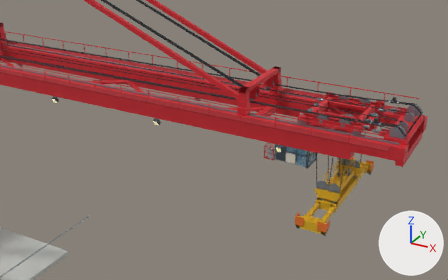
Renders of the glTF model artifacts/models/cict-j526a-sts-scene/1/scene.glb from each side of a commit.
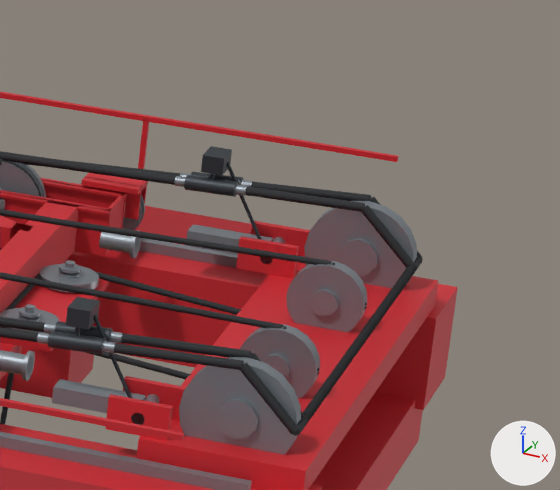
Each version appears first from a 50 mm camera at (84.2, -46.0, 71.0) aimed at (62.8, -7.1, 51.6), and next in a close-up on the part from 81% to 99% of the width and 27% to 51% of the height. The axes (+X, +Y, +Z) are drawn at lower right. The lights are the same throughout. The last two pictures show the newer version. Where no turn or scale is listed for an object, it has been applied to the vertices. Vertices at exactly the same position are counted once.

Script lines for the objects in view, before the commit:
```python
me_mesh_30 = bpy.data.meshes.new('Mesh_30')
me_mesh_30.from_pydata(...)  # 230 vertices, 392 faces; spans x 0.3..75.9, y -3.7..3.7, z 50.5..53.7
# faces by material slot: [368, 24]
me_mesh_30.materials.append(mat_paint)  # red #d22a33
me_mesh_30.materials.append(mat_steel)  # grey #8c949b
me_mesh_38 = bpy.data.meshes.new('Mesh_38')
me_mesh_38.from_pydata(...)  # 372 vertices, 680 faces; spans x 72.9..74.02, y -2.83..2.83, z 52.64..53.8
# faces by material slot: [360, 320]
me_mesh_38.materials.append(mat_lamp)  # dark grey #3a4046
me_mesh_38.materials.append(mat_steel)  # grey #8c949b
me_mesh_86 = bpy.data.meshes.new('Mesh_86')
me_mesh_86.from_pydata(...)  # 620 vertices, 1016 faces; spans x 67.04..72.66, y -3.3..3.3, z 50.77..53.1
# faces by material slot: [600, 416]
me_mesh_86.materials.append(mat_paint)  # red #d22a33
me_mesh_86.materials.append(mat_steel)  # grey #8c949b
ob_boom_main_girder = bpy.data.objects.new('boom.main.girder', me_mesh_30)
ob_boom_main_girder.location = (0.0, 0.0, 0.0)
ob_hoist_loadcell_main = bpy.data.objects.new('hoist.loadcell.main', me_mesh_38)
ob_hoist_loadcell_main.location = (0.0, 0.0, 0.0)
ob_trolley_frame = bpy.data.objects.new('trolley.frame', me_mesh_86)
ob_trolley_frame.location = (0.0, 0.0, 0.0)
# also in view: 'trolley.sheave.set.b' at (70.0, 2.6, 52.8); 'trolley.rope.set.main' at (7.5, -0.4, 52.9); 'hoist.rope.set.main' at (8.5, -0.5, 50.2); 'access.walkway.girder-boom' at (7.0, 0.0, 52.8); 'reeving.sheave.boom-tip' at (74.4, 0.0, 52.9)
```
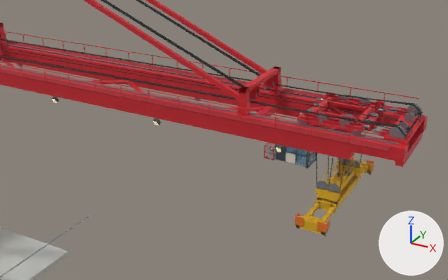
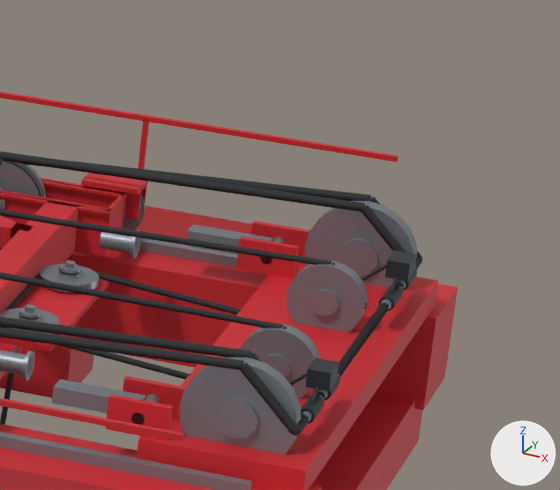
Diff of the bpy script that builds the scene:
```diff
--- a/artifacts/models/cict-j526a-sts-scene/1/scene.glb.py
+++ b/artifacts/models/cict-j526a-sts-scene/1/scene.glb.py
@@ me_mesh_38 @@
 # used by ob_hoist_loadcell_main; location = (0.0, 0.0, 0.0)
-me_mesh_38.from_pydata(...)  # 372 vertices, 680 faces; spans x 72.9..74.02, y -2.83..2.83, z 52.64..53.8
+me_mesh_38.from_pydata(...)  # 372 vertices, 680 faces; spans x 74.89..75.72, y -2.4..2.4, z 52.64..53.26
+# me_mesh_38 part 1: the loose piece of 68 vertices spanning x 72.9..73.7, y -2.6..-2.41, z 53.34..53.53 is multiplied about its middle by the matrix ((0.038, -0.031, -0.999), (-0.73, -0.024, -0.027), (-0.031, 0.999, -0.033)), then moved by (2.3, 0.41, -0.54)
+# me_mesh_38 part 2: the loose piece of 68 vertices spanning x 72.9..73.7, y -2.83..-2.65, z 53.31..53.51 is multiplied about its middle by the matrix ((0.053, 0.006, -0.999), (-0.73, 0.005, -0.039), (0.006, 1.0, 0.007)), then moved by (2.3, 1.32, -0.51)
+# me_mesh_38 part 3: the loose piece of 8 vertices spanning x 73.18..73.42, y -2.79..-2.45, z 53.6..53.8 is moved by (2.3, 0.86, -0.54)
+# me_mesh_38 part 4: the loose piece of 14 vertices spanning x 73.4..74.02, y -2.64..-2.6, z 52.64..53.71 is turned 77.7 degrees about the y axis through its middle and scaled by 0.646, then moved by (1.48, 0.86, -0.27)
+# me_mesh_38 part 5: the loose piece of 68 vertices spanning x 72.9..73.7, y 2.41..2.6, z 53.34..53.53 is multiplied about its middle by the matrix ((0.038, 0.031, -0.999), (-0.73, 0.024, -0.027), (0.031, 0.999, 0.033)), then moved by (2.3, -0.41, -0.54)
+# me_mesh_38 part 6: the loose piece of 68 vertices spanning x 72.9..73.7, y 2.65..2.83, z 53.31..53.51 is multiplied about its middle by the matrix ((0.053, -0.006, -0.999), (-0.73, -0.005, -0.039), (-0.006, 1.0, -0.007)), then moved by (2.3, -1.32, -0.51)
+# me_mesh_38 part 7: the loose piece of 8 vertices spanning x 73.18..73.42, y 2.45..2.79, z 53.6..53.8 is moved by (2.3, -0.86, -0.54)
+# me_mesh_38 part 8: the loose piece of 14 vertices spanning x 73.4..74.02, y 2.6..2.64, z 52.64..53.71 is turned 77.7 degrees about the y axis through its middle and scaled by 0.646, then moved by (1.48, -0.86, -0.27)
+# me_mesh_38 part 9: a new loose piece of 14 vertices spanning x 75.58..75.62, y -2.11..-1.87, z 52.96..53.12, in mat_lamp (dark grey #3a4046)
+# me_mesh_38 part 10: a new loose piece of 14 vertices spanning x 75.58..75.62, y 1.41..1.65, z 52.96..53.12, in mat_lamp (dark grey #3a4046)
+# other edits to the shape of me_mesh_38 do not show in these pictures
 me_mesh_38.materials.append(mat_lamp)
```

Boxes (x1, y1, x2, y2) around the edits, measured in the close-ups (560 x 490 px; the box of a moved part takes in the faces that stretch with it):
'hoist.loadcell.main', reshaped
    before: (37, 146, 262, 398)
    after: (289, 250, 417, 423)
part 1 of me_mesh_38, moved or reshaped
    before: (44, 321, 123, 343)
    after: (301, 394, 324, 423)
part 2 of me_mesh_38, moved or reshaped
    before: (37, 331, 116, 354)
    after: (317, 374, 340, 401)
part 3 of me_mesh_38, moved or reshaped
    before: (66, 297, 100, 330)
    after: (305, 358, 339, 391)
part 4 of me_mesh_38, moved or reshaped (mostly hidden afterwards)
    before: (94, 314, 132, 398)
    after: (289, 373, 307, 385)
part 5 of me_mesh_38, moved or reshaped
    before: (174, 175, 248, 197)
    after: (397, 267, 417, 291)
part 6 of me_mesh_38, moved or reshaped
    before: (180, 172, 253, 187)
    after: (379, 284, 403, 311)
part 7 of me_mesh_38, moved or reshaped
    before: (201, 146, 232, 175)
    after: (385, 250, 417, 281)
part 8 of me_mesh_38, moved or reshaped
    before: (227, 162, 262, 239)
    after: (361, 264, 387, 281)
part 9 of me_mesh_38, added
    after: (311, 386, 319, 402)
part 10 of me_mesh_38, added
    after: (390, 276, 398, 291)
